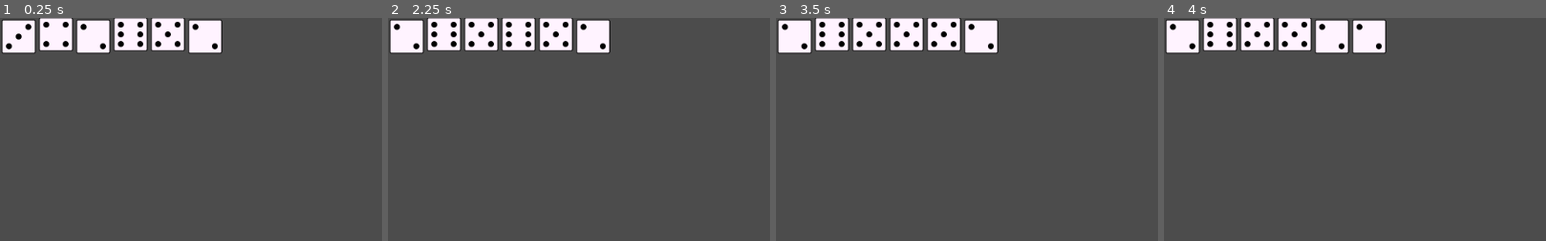
Above: before the commit, frames 1-4 (left to right).
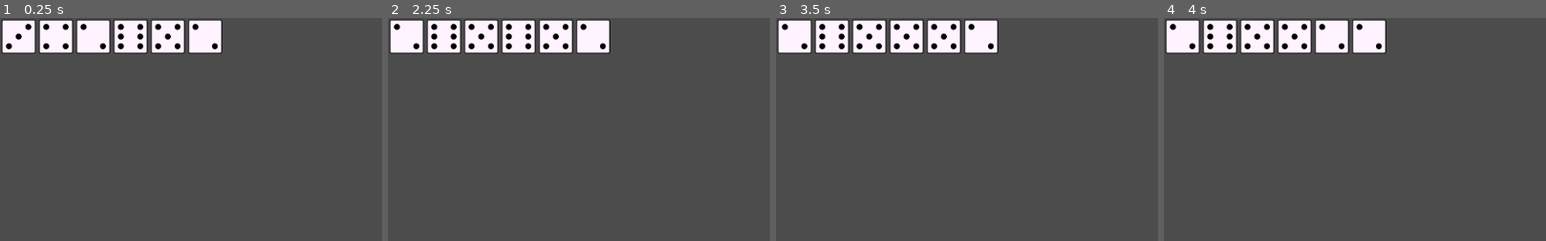
Above: after the commit, the same moments.

Repository: mraich/lantern
Game: Godot game, scene res://scenes/world.tscn
The game is run twice, just before and just after one commit, with the same random seed, the same clock (stepped at 60 frames per second) and the same inputs.
Inputs (mouse positions are % of the whole screen's width and height, from its top left):
- Up to frame 1 (0.25 s): no input
- Up to frame 2 (2.25 s): tap Enter at 0.5, 2 s; move the mouse to (3, 4) at 0.52 s; click (3, 4) at 0.67 s; tap Space at 1.25 s; move the mouse to (7, 3) at 1.27 s; click (7, 3) at 1.42 s; move the mouse to (12, 4) at 2.02 s; click (12, 4) at 2.17 s
- Up to frame 3 (3.5 s): tap Space at 2.75 s; move the mouse to (17, 3) at 2.77 s; click (17, 3) at 2.92 s
- Up to frame 4 (4 s): tap Enter at 3.5 s; move the mouse to (22, 3) at 3.52 s; click (22, 3) at 3.67 s
The pictures show only the part of the screen within x 0-50%, y 0-50%; the shares and areas given below are measured in that part.

The runs differ from the first frame. In frame 1, 1.5% of the frame differs, in the area x 10-49%, y 0-16%; in frame 2, 2.1%; in frame 3, 2.1%; in frame 4, 1.6%.

Commit message:
Revert "Dice:: Elmozdítás függőlegesen akkor, ha egy kisebb értékről nagyobbra változik az érték."
This reverts commit ee49e236baf0695affa7dc2b4fea2684cb20413b.

Diff:
--- a/scripts/dice.gd
+++ b/scripts/dice.gd
@@ -29,10 +29,6 @@
 
 # Indicating the plus or minus function is called.
 signal on_plus_minus
-
-# This is an offset for the values 1, 2, and 3.
-# The sprite is not ideal so we have to adjust a little the y position in these case.
-var _display_offset = Vector2(0, 3)
 
 func _ready():
 	dice_face = null
@@ -85,18 +81,6 @@
 	# Showing the right picture if present.
 	if dice_face != null:
 		get_node("dice_face").texture = dice_face
-
-	# Adjusting the position due to the sprite.
-	match old_value:
-		null, 1, 2, 3:
-			match value:
-				4, 5, 6:
-					#self.position.y -= 3
-					position -= _display_offset
-		4, 5, 6:
-			match value:
-				1, 2, 3:
-					position += _display_offset
 	pass
 
 # Flipping the dice.
